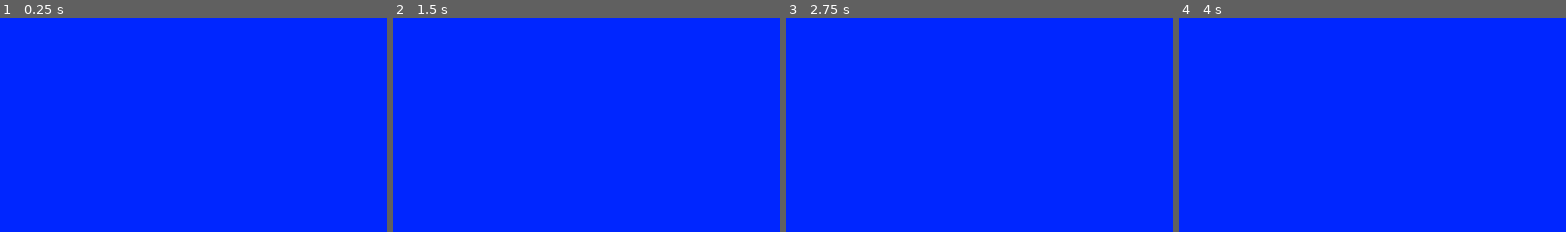
Above: before the commit, frames 1-4 (left to right).
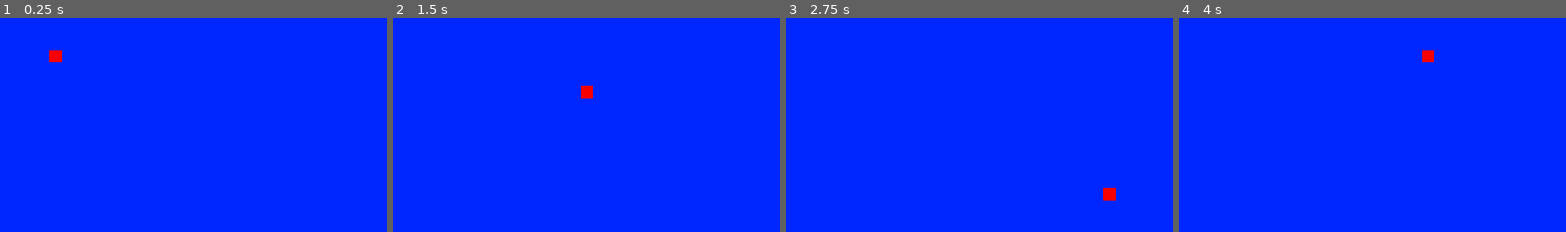
Above: after the commit, the same moments.

Repository: aduImperfect/GameHoarder
Game: Godot game, scene res://Scenes/main.tscn
Same seed, same stepped clock (60 frames per second), same inputs: the game is played once before the commit and once after it.
Inputs:
- Up to frame 1 (0.25 s): no input
- Up to frame 2 (1.5 s): tap Enter at 0.5 s; hold D (ui_move_right, bound only after the commit) 0.53-1.28 s; hold S (ui_move_down, bound only after the commit) from 1.28 s (still down)
- Up to frame 3 (2.75 s): release S (ui_move_down, bound only after the commit) at 2.03 s; hold D (ui_move_right, bound only after the commit) from 2.03 s (still down)
- Up to frame 4 (4 s): tap Space at 2.75 s; release D (ui_move_right, bound only after the commit) at 2.78 s; hold W (ui_move_up, bound only after the commit) 2.78-3.53 s; tap Enter at 3.5 s; hold A (ui_move_left, bound only after the commit) from 3.53 s (still down)
The pictures show only the part of the screen within x 18-68%, y 41-91%; the shares and areas given below are measured in that part.

The runs differ from the first frame. In frame 1, 0.2% of the frame differs, in the area x 12-17%, y 15-21%; in frame 2, 0.2%; in frame 3, 0.2%, in the area x 81-86%, y 79-86%; in frame 4, 0.2%.

Commit message:
Player controller and keyboard inputs added along with basic movement and collision with walls setup.

Diff:
--- a/game-hoarder/Levels/level1.tscn
+++ b/game-hoarder/Levels/level1.tscn
@@ -1,8 +1,12 @@
 [gd_scene format=3 uid="uid://bdpwhw1wi74y0"]
 
+[ext_resource type="PackedScene" uid="uid://c77i1yy2c4kdj" path="res://Scenes/player.tscn" id="1_i4kf4"]
 [ext_resource type="PackedScene" uid="uid://cw2v03cixxw6n" path="res://Scenes/wall.tscn" id="1_t21ke"]
 
 [node name="Level1" type="Node2D" unique_id=375870338]
+
+[node name="Player" parent="." unique_id=1376056092 instance=ExtResource("1_i4kf4")]
+position = Vector2(326, 359)
 
 [node name="Wall" parent="." unique_id=1157383819 instance=ExtResource("1_t21ke")]
 position = Vector2(640, 0)
--- a/game-hoarder/Scenes/player.tscn
+++ b/game-hoarder/Scenes/player.tscn
@@ -1,18 +1,21 @@
 [gd_scene format=3 uid="uid://c77i1yy2c4kdj"]
 
+[ext_resource type="Script" uid="uid://be77flvollxd0" path="res://Scripts/player.gd" id="1_cvnsp"]
 [ext_resource type="Texture2D" uid="uid://buoceykq5ktlm" path="res://Textures/Player0.png" id="1_v0iea"]
 
 [sub_resource type="RectangleShape2D" id="RectangleShape2D_m6x6n"]
 
 [node name="Player" type="Node2D" unique_id=1376056092]
 
-[node name="PlayerRB2D" type="RigidBody2D" parent="." unique_id=1476042363]
+[node name="PlayerCB2D" type="CharacterBody2D" parent="." unique_id=2146149200]
 collision_mask = 30
-gravity_scale = 0.0
+motion_mode = 1
+script = ExtResource("1_cvnsp")
+move_speed = 300.0
 
-[node name="PlayerCS2D" type="CollisionShape2D" parent="PlayerRB2D" unique_id=724973777]
+[node name="PlayerCS2D" type="CollisionShape2D" parent="PlayerCB2D" unique_id=724973777]
 shape = SubResource("RectangleShape2D_m6x6n")
 
-[node name="Player" type="Sprite2D" parent="PlayerRB2D" unique_id=132408285]
+[node name="Player" type="Sprite2D" parent="PlayerCB2D" unique_id=132408285]
 scale = Vector2(20, 20)
 texture = ExtResource("1_v0iea")
--- a/game-hoarder/Scenes/wall.tscn
+++ b/game-hoarder/Scenes/wall.tscn
@@ -1,6 +1,7 @@
 [gd_scene format=3 uid="uid://cw2v03cixxw6n"]
 
 [ext_resource type="Texture2D" uid="uid://csosd6v52dsth" path="res://Textures/Wall.png" id="1_d155t"]
+[ext_resource type="Script" uid="uid://ci8aj4epi3kp0" path="res://Scripts/wall.gd" id="1_yjehn"]
 
 [sub_resource type="RectangleShape2D" id="RectangleShape2D_d155t"]
 
@@ -10,6 +11,7 @@
 collision_layer = 2
 gravity_scale = 0.0
 freeze = true
+script = ExtResource("1_yjehn")
 
 [node name="WallCS2D" type="CollisionShape2D" parent="WallRB2D" unique_id=2135010380]
 shape = SubResource("RectangleShape2D_d155t")
--- /dev/null
+++ b/game-hoarder/Scripts/player.gd
@@ -0,0 +1,34 @@
+extends CharacterBody2D
+
+class_name PlayerCharacter
+
+@export var move_speed : float
+@export var is_moving : bool = false
+
+# Called when the node enters the scene tree for the first time.
+func _ready() -> void:
+	pass
+
+# Called every frame. 'delta' is the elapsed time since the previous frame.
+func _process(_delta: float) -> void:
+	pass
+
+func _physics_process(_delta: float) -> void:
+	if Input.is_action_pressed("ui_move_left"):
+		position.x -= _delta * move_speed
+		is_moving = true
+	elif Input.is_action_pressed("ui_move_right"):
+		position.x += _delta * move_speed
+		is_moving = true
+	elif Input.is_action_pressed("ui_move_up"):
+		position.y -= _delta * move_speed
+		is_moving = true
+	elif Input.is_action_pressed("ui_move_down"):
+		position.y += _delta * move_speed
+		is_moving = true
+	else:
+		is_moving = false
+	move_and_slide()
+
+func _input(_event: InputEvent) -> void:
+	pass
--- /dev/null
+++ b/game-hoarder/Scripts/wall.gd
@@ -0,0 +1,11 @@
+extends RigidBody2D
+
+
+# Called when the node enters the scene tree for the first time.
+func _ready() -> void:
+	pass # Replace with function body.
+
+
+# Called every frame. 'delta' is the elapsed time since the previous frame.
+func _process(_delta: float) -> void:
+	pass
--- a/game-hoarder/project.godot
+++ b/game-hoarder/project.godot
@@ -22,6 +22,47 @@
 window/stretch/mode="canvas_items"
 window/stretch/aspect="expand"
 
+[input]
+
+ui_move_left={
+"deadzone": 0.2,
+"events": [Object(InputEventKey,"resource_local_to_scene":false,"resource_name":"","device":16,"window_id":0,"alt_pressed":false,"shift_pressed":false,"ctrl_pressed":false,"meta_pressed":false,"pressed":false,"keycode":0,"physical_keycode":65,"key_label":0,"unicode":0,"location":0,"echo":false,"script":null)
+, Object(InputEventKey,"resource_local_to_scene":false,"resource_name":"","device":16,"window_id":0,"alt_pressed":false,"shift_pressed":false,"ctrl_pressed":false,"meta_pressed":false,"pressed":false,"keycode":0,"physical_keycode":4194319,"key_label":0,"unicode":0,"location":0,"echo":false,"script":null)
+, Object(InputEventJoypadButton,"resource_local_to_scene":false,"resource_name":"","device":-1,"button_index":13,"pressure":0.0,"pressed":false,"script":null)
+, Object(InputEventJoypadMotion,"resource_local_to_scene":false,"resource_name":"","device":-1,"axis":0,"axis_value":-1.0,"script":null)
+]
+}
+ui_move_right={
+"deadzone": 0.2,
+"events": [Object(InputEventKey,"resource_local_to_scene":false,"resource_name":"","device":16,"window_id":0,"alt_pressed":false,"shift_pressed":false,"ctrl_pressed":false,"meta_pressed":false,"pressed":false,"keycode":0,"physical_keycode":68,"key_label":0,"unicode":0,"location":0,"echo":false,"script":null)
+, Object(InputEventKey,"resource_local_to_scene":false,"resource_name":"","device":16,"window_id":0,"alt_pressed":false,"shift_pressed":false,"ctrl_pressed":false,"meta_pressed":false,"pressed":false,"keycode":0,"physical_keycode":4194321,"key_label":0,"unicode":0,"location":0,"echo":false,"script":null)
+, Object(InputEventJoypadButton,"resource_local_to_scene":false,"resource_name":"","device":-1,"button_index":14,"pressure":0.0,"pressed":false,"script":null)
+, Object(InputEventJoypadMotion,"resource_local_to_scene":false,"resource_name":"","device":-1,"axis":0,"axis_value":1.0,"script":null)
+]
+}
+ui_move_up={
+"deadzone": 0.2,
+"events": [Object(InputEventKey,"resource_local_to_scene":false,"resource_name":"","device":16,"window_id":0,"alt_pressed":false,"shift_pressed":false,"ctrl_pressed":false,"meta_pressed":false,"pressed":false,"keycode":0,"physical_keycode":87,"key_label":0,"unicode":0,"location":0,"echo":false,"script":null)
+, Object(InputEventKey,"resource_local_to_scene":false,"resource_name":"","device":16,"window_id":0,"alt_pressed":false,"shift_pressed":false,"ctrl_pressed":false,"meta_pressed":false,"pressed":false,"keycode":0,"physical_keycode":4194320,"key_label":0,"unicode":0,"location":0,"echo":false,"script":null)
+, Object(InputEventJoypadButton,"resource_local_to_scene":false,"resource_name":"","device":-1,"button_index":11,"pressure":0.0,"pressed":false,"script":null)
+, Object(InputEventJoypadMotion,"resource_local_to_scene":false,"resource_name":"","device":-1,"axis":1,"axis_value":-1.0,"script":null)
+]
+}
+ui_move_down={
+"deadzone": 0.2,
+"events": [Object(InputEventKey,"resource_local_to_scene":false,"resource_name":"","device":16,"window_id":0,"alt_pressed":false,"shift_pressed":false,"ctrl_pressed":false,"meta_pressed":false,"pressed":false,"keycode":0,"physical_keycode":83,"key_label":0,"unicode":0,"location":0,"echo":false,"script":null)
+, Object(InputEventKey,"resource_local_to_scene":false,"resource_name":"","device":16,"window_id":0,"alt_pressed":false,"shift_pressed":false,"ctrl_pressed":false,"meta_pressed":false,"pressed":false,"keycode":0,"physical_keycode":4194322,"key_label":0,"unicode":0,"location":0,"echo":false,"script":null)
+, Object(InputEventJoypadButton,"resource_local_to_scene":false,"resource_name":"","device":-1,"button_index":12,"pressure":0.0,"pressed":false,"script":null)
+, Object(InputEventJoypadMotion,"resource_local_to_scene":false,"resource_name":"","device":-1,"axis":1,"axis_value":1.0,"script":null)
+]
+}
+ui_pickup={
+"deadzone": 0.2,
+"events": [Object(InputEventKey,"resource_local_to_scene":false,"resource_name":"","device":16,"window_id":0,"alt_pressed":false,"shift_pressed":false,"ctrl_pressed":false,"meta_pressed":false,"pressed":false,"keycode":0,"physical_keycode":32,"key_label":0,"unicode":0,"location":0,"echo":false,"script":null)
+, Object(InputEventJoypadButton,"resource_local_to_scene":false,"resource_name":"","device":-1,"button_index":0,"pressure":0.0,"pressed":false,"script":null)
+]
+}
+
 [physics]
 
 3d/physics_engine="Jolt Physics"
Not shown, added: game-hoarder/Scripts/player.gd.uid
Not shown, added: game-hoarder/Scripts/wall.gd.uid
